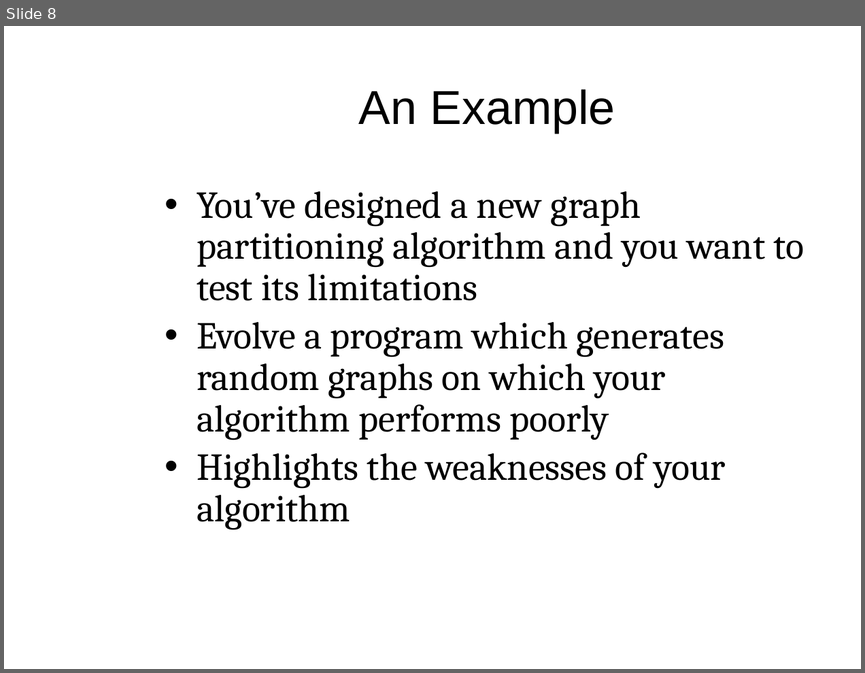
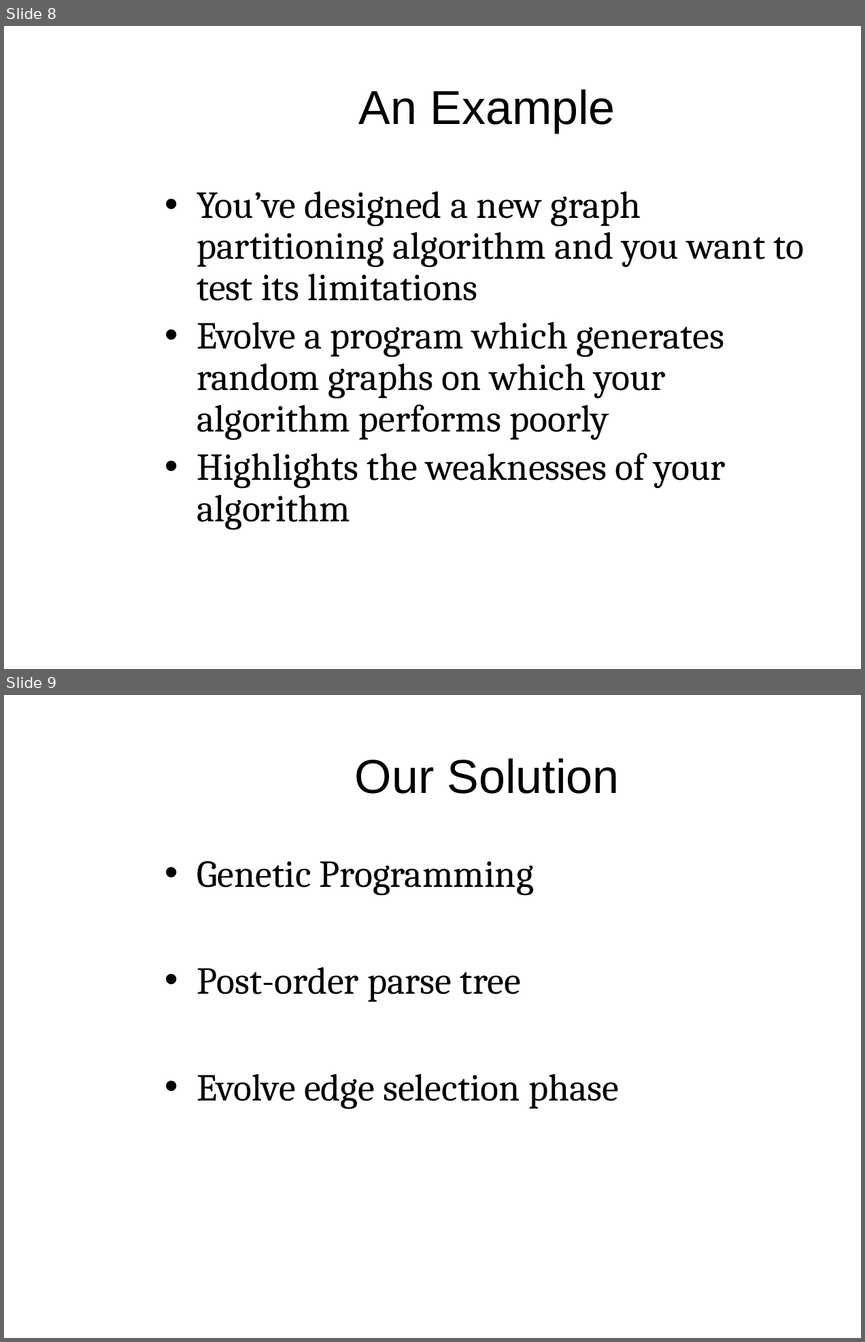
Before and after one commit to mam446/GraphEvo, a slide deck: documents/PopeMartinGraphTheoryPresentation.pptx. Shown one above the other, each under a label of ours: slide 8 before the commit, slides 8 and 9 after it. The pictures are 865x673 and 865x1342 pixels, drawn with LibreOffice and Linux fonts; fonts in the diff are those of the drawing; background and template pictures are left out. Boxes give left, top, right and bottom in pixels: in the first picture for what was removed or moved away, otherwise in the second. Text is boxed around its words. In the diff, an @@ line names an element or a change of style, - is before the commit and + after.

```diff
--- a/documents/PopeMartinGraphTheoryPresentation.pptx
+++ b/documents/PopeMartinGraphTheoryPresentation.pptx
@@ slide 9 added at [4, 695, 861, 1338], background picture (left out) @@
@@ title added at [355, 758, 619, 794], 40 pt, text #000000 @@
+Our Solution
@@ text added at [197, 861, 619, 1109], 32 pt, text #000000 @@
+• Genetic Programming
+• Post-order parse tree
+• Evolve edge selection phase
```
Also in this commit, not shown: 1 slide changed, 21 other slides added, 3 slides removed.
